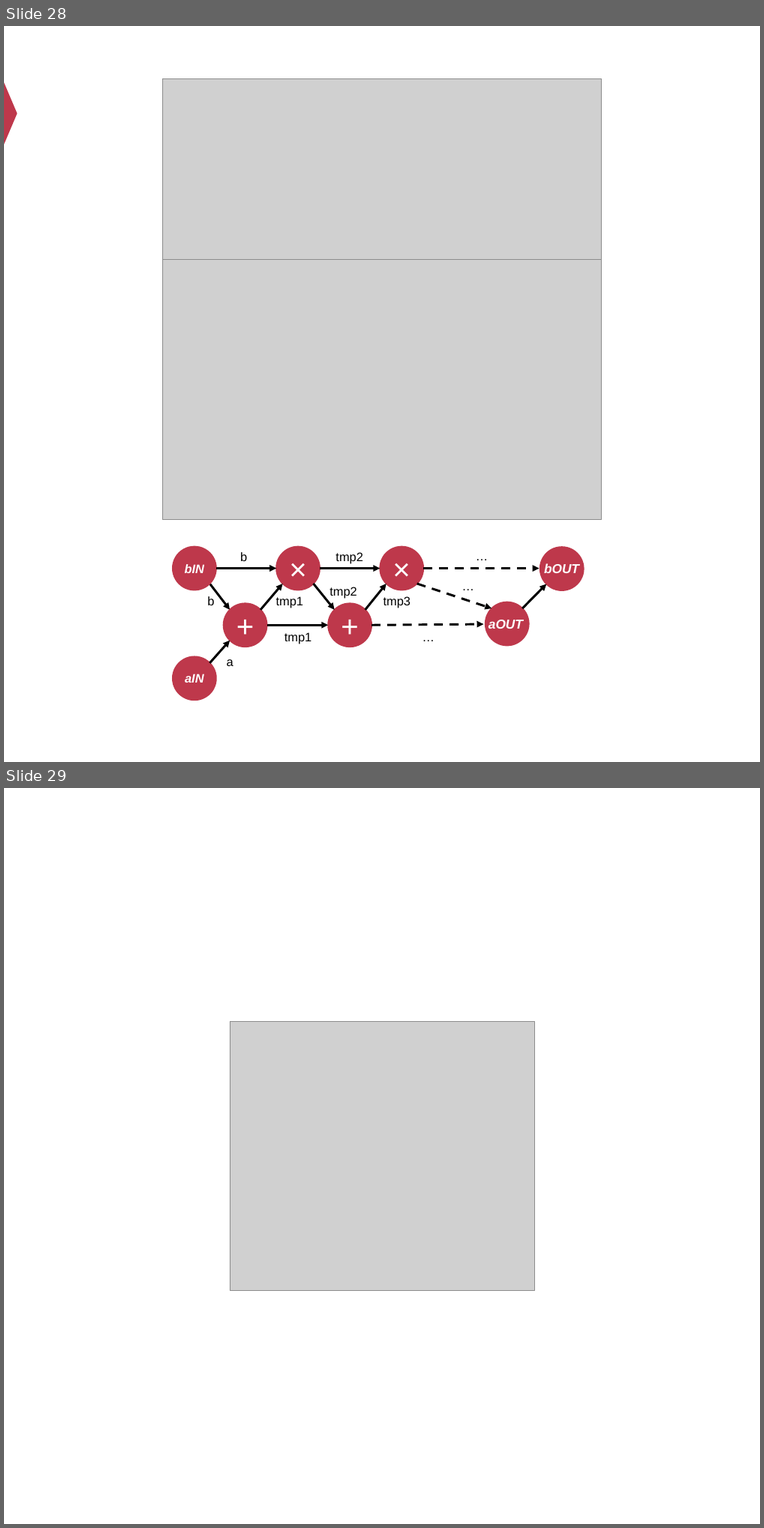
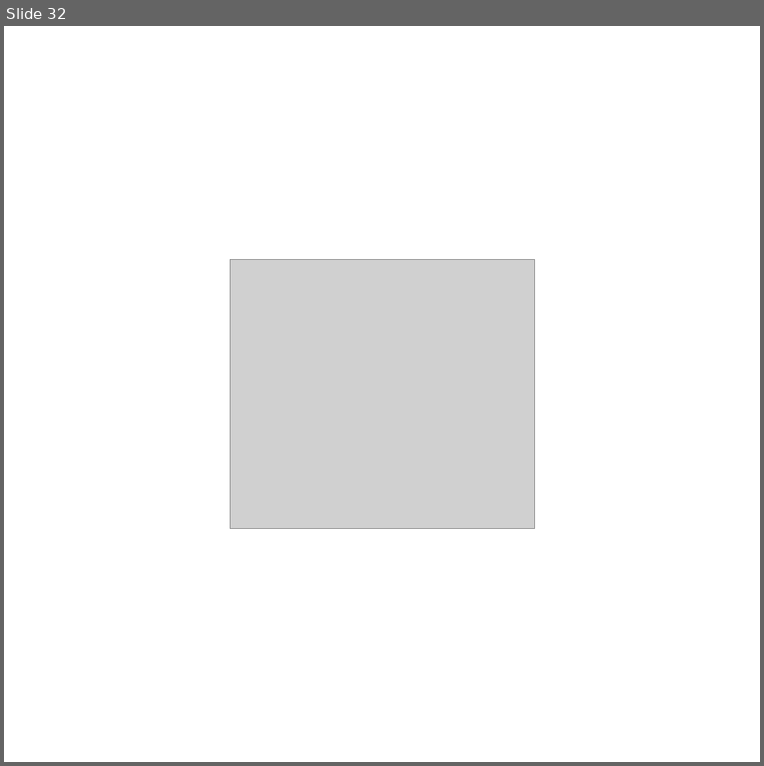
Before and after one commit to Ash1sc/R1CS-normal-form-generator, a slide deck: meeting_docs/中期答辩/中期答辩PPT [自动保存的].pptx. Shown one above the other, each under a label of ours: slides 28 and 29 before the commit, slide 32 after it. The pictures are 764x1528 and 764x766 pixels, drawn with LibreOffice and Linux fonts; fonts in the diff are those of the drawing; grey boxes stand for pictures. Boxes give left, top, right and bottom in pixels: in the first picture for what was removed or moved away, otherwise in the second. Text is boxed around its words. In the diff, an @@ line names an element or a change of style, - is before the commit and + after.

```diff
--- a/meeting_docs/中期答辩/中期答辩PPT [自动保存的].pptx
+++ b/meeting_docs/中期答辩/中期答辩PPT [自动保存的].pptx
@@ slide 28 removed at (x1=4, y1=26, x2=760, y2=762), background #FFFFFF @@
@@ triangle removed at (x1=4, y1=82, x2=17, y2=144) @@
@@ group removed at (x1=162, y1=78, x2=602, y2=701): 13 texts, 12 arrows, 8 ellipses, 2 pictures @@
-bIN
-aIN
-+
-×
-×
-+
-aOUT
-bOUT
-b
-b
-a
-tmp2
-tmp2
-tmp1
-tmp1
-tmp3
-…
-…
-…
@@ what was slide 29 is now slide 32 @@
```
Also in this commit, not shown: 8 slides changed, 7 slides added, 3 other slides removed, 38 other files.
